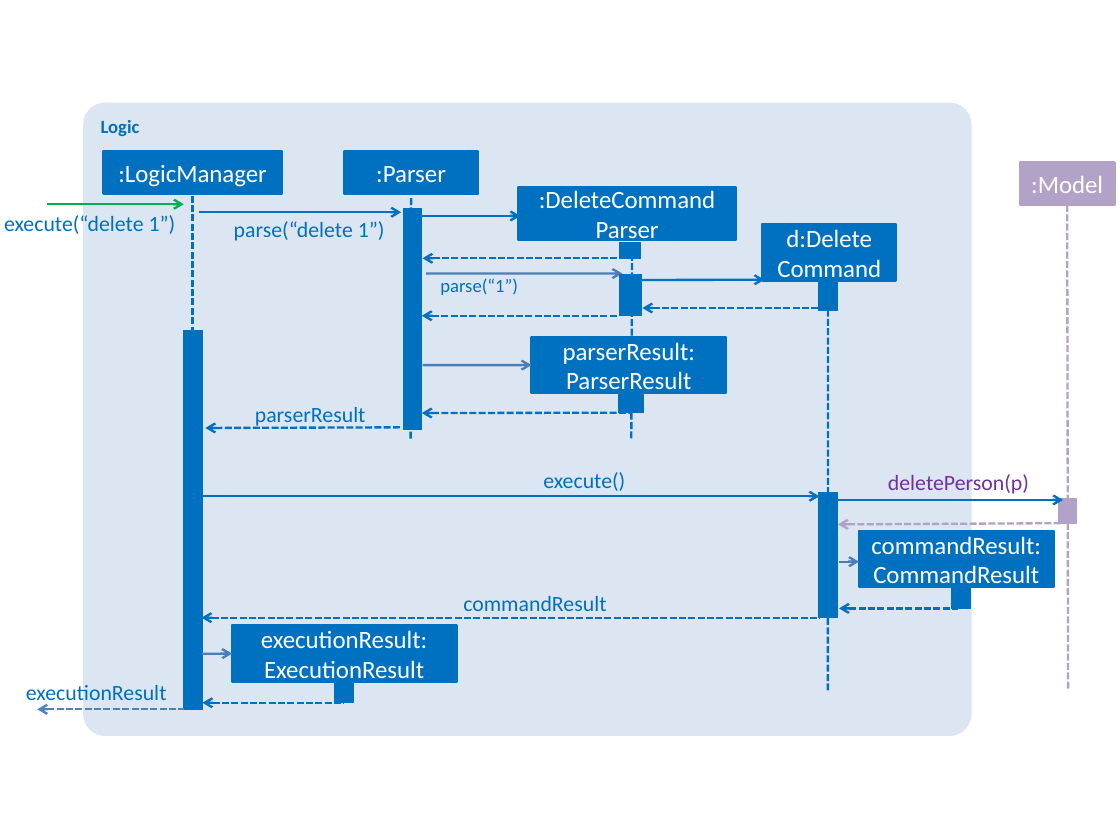
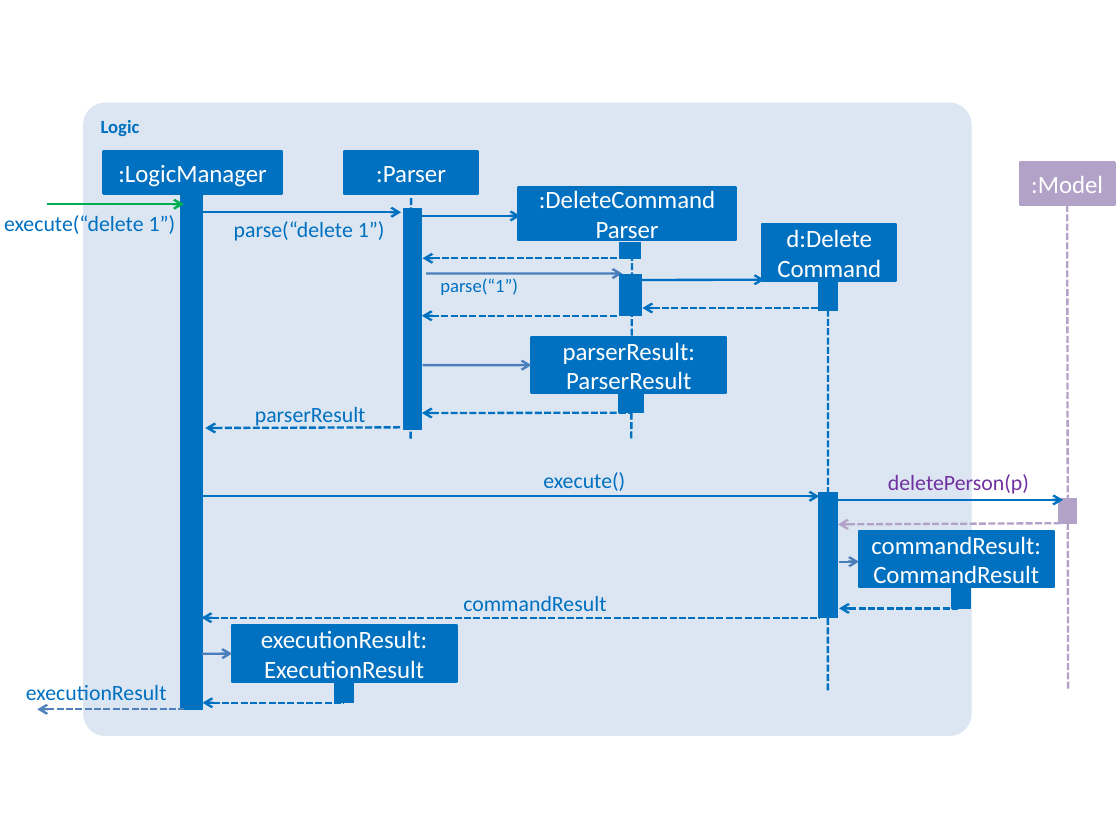
Before and after one commit to se-edu/addressbook-level4, a slide deck: slide 1 of docs/diagrams/LogicComponentSequenceDiagram.pptx. Drawn at 1120x840 pixels with LibreOffice and Linux fonts; fonts in the diff are those of the drawing. Boxes give left, top, right and bottom in pixels: in the first picture for what was removed or moved away, otherwise in the second. Text is boxed around its words. In the diff, an @@ line names an element or a change of style, - is before the commit and + after.

```diff
--- a/docs/diagrams/LogicComponentSequenceDiagram.pptx
+++ b/docs/diagrams/LogicComponentSequenceDiagram.pptx
@@ rectangle: place and size @@
-rectangle at box(184, 330, 203, 709)
+rectangle at box(180, 194, 203, 709)
@@ line removed from (193, 196) to (193, 514) @@
```
Also in this commit, not shown: 2 other files.
